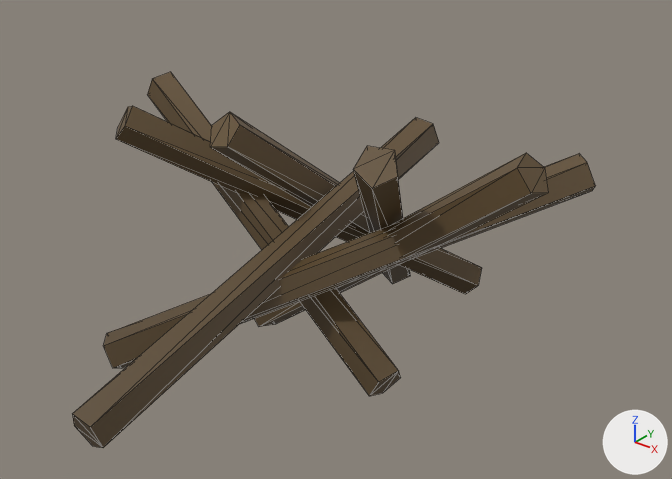
Before and after pictures for a commit that changed the glTF model assets/models/prop_brush.glb.
Rendered twice from a camera (50 mm lens) standing at (1.239, -1.497, 1.25) and looking at (0.069, -0.033, 0.343). The lights are fixed; the arrows at lower right show +X, +Y and +Z. The older version comes first. Mesh edges are drawn as thin lines. Vertices at exactly the same position are counted once.

The first picture shows 'prop'.
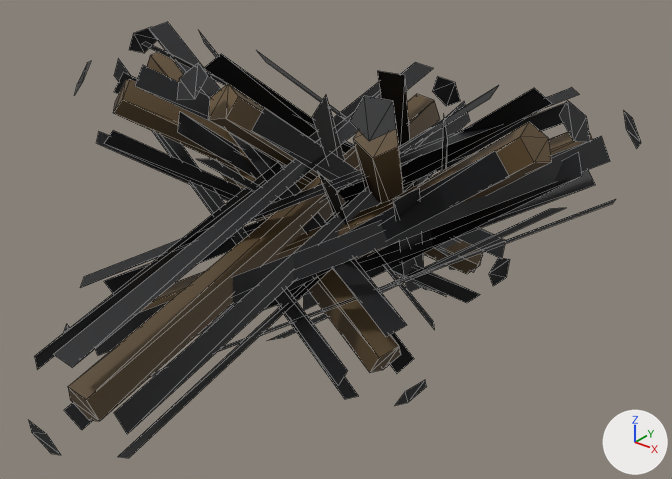
Location of each change, (x1, y1, x2, y2) in pixels of the pictures (672 x 479 px; the box of a moved part takes in the faces that stretch with it):
```json
{"object": "prop", "change": "reshaped", "before": [72, 72, 595, 448], "after": [29, 22, 641, 458], "on screen": "17% wider, 16% taller"}
{"part": 1, "of": "me_prop", "change": "moved or reshaped", "before": [254, 153, 548, 327], "after": [354, 122, 551, 260]}
{"part": 2, "of": "me_prop", "change": "moved or reshaped", "before": [116, 106, 482, 294], "after": [113, 79, 482, 274]}
{"part": 3, "of": "me_prop", "change": "moved or reshaped", "before": [72, 117, 439, 448], "after": [68, 94, 440, 421]}
{"part": 4, "of": "me_prop", "change": "moved or reshaped", "before": [353, 146, 410, 284], "after": [353, 129, 404, 204]}
{"part": 5, "of": "me_prop", "change": "moved or reshaped", "before": [147, 72, 401, 396], "after": [147, 50, 401, 372]}
{"part": 6, "of": "me_prop", "change": "moved or reshaped", "before": [103, 154, 595, 368], "after": [140, 132, 592, 312], "on screen": "mostly hidden afterwards"}
{"part": 7, "of": "me_prop", "change": "moved or reshaped", "before": [210, 112, 442, 249], "after": [208, 84, 319, 183]}
{"part": 8, "of": "me_prop", "change": "added", "after": [29, 22, 641, 458]}
```

Edits to the scene script, one JSON object a line:
```json
{"block": "me_prop", "where": "# used by ob_prop; location = (0.0, 0.0, 0.0)"}
{"op": "remove", "block": "me_prop", "code": "me_prop.from_pydata(...)  # 70 vertices, 112 faces; spans x -0.61..0.541, y -0.698..0.53, z 0.0..0.641"}
{"op": "add", "block": "me_prop", "code": "me_prop.from_pydata(...)  # 280 vertices, 224 faces; spans x -0.688..0.612, y -0.784..0.599, z 0.0..0.77"}
{"block": "me_prop", "change": "me_prop part 1: the loose piece of 10 vertices spanning x -0.221..0.541, y -0.036..0.045, z 0.012..0.633 is moved by (0.0, 0.0, 0.061)"}
{"block": "me_prop", "change": "me_prop part 2: the loose piece of 10 vertices spanning x -0.421..0.185, y -0.257..0.48, z 0.032..0.614 is moved by (0.0, 0.0, 0.061)"}
{"block": "me_prop", "change": "me_prop part 3: the loose piece of 10 vertices spanning x -0.047..0.072, y -0.698..0.381, z 0.126..0.513 is moved by (0.0, 0.0, 0.061)"}
{"block": "me_prop", "change": "me_prop part 4: the loose piece of 10 vertices spanning x -0.116..0.317, y -0.197..0.457, z 0.0..0.641 is moved by (0.0, 0.0, 0.061)"}
{"block": "me_prop", "change": "me_prop part 5: the loose piece of 10 vertices spanning x -0.61..0.299, y -0.156..0.11, z 0.053..0.589 is moved by (0.0, 0.0, 0.061)"}
{"block": "me_prop", "change": "me_prop part 6: the loose piece of 10 vertices spanning x -0.266..0.54, y -0.468..0.302, z 0.084..0.553 is moved by (0.0, 0.0, 0.061)"}
{"block": "me_prop", "change": "me_prop part 7: the loose piece of 10 vertices spanning x -0.15..0.064, y -0.215..0.53, z 0.009..0.636 is moved by (0.0, 0.0, 0.061)"}
{"block": "me_prop", "change": "me_prop part 8"}
{"block": "me_prop", "change": "184 vertices are added at x -0.688..0.612, y -0.784..0.599, z 0.0..0.77"}
{"block": "me_prop", "change": "6 new vertices lie (0.034, 1.056, 0.307) away from vertices in x -0.129..0.083, y -0.723..-0.654, z 0.123..0.353"}
{"block": "me_prop", "change": "5 new vertices lie (0.71, 0.0, 0.554) away from vertices in x -0.274..-0.116, y -0.064..0.087, z 0.005..0.207"}
{"block": "me_prop", "change": "5 new vertices lie (0.533, 0.677, -0.508) away from vertices in x -0.43..-0.276, y -0.323..-0.144, z 0.526..0.73"}
{"block": "me_prop", "change": "5 new vertices lie (0.357, -0.593, 0.576) away from vertices in x -0.147..0.005, y 0.328..0.512, z 0.0..0.189"}
{"block": "me_prop", "change": "5 new vertices lie (0.131, 0.692, -0.56) away from vertices in x -0.229..0.021, y -0.272..-0.136, z 0.574..0.75"}
{"block": "me_prop", "change": "112 new faces join them"}
```
